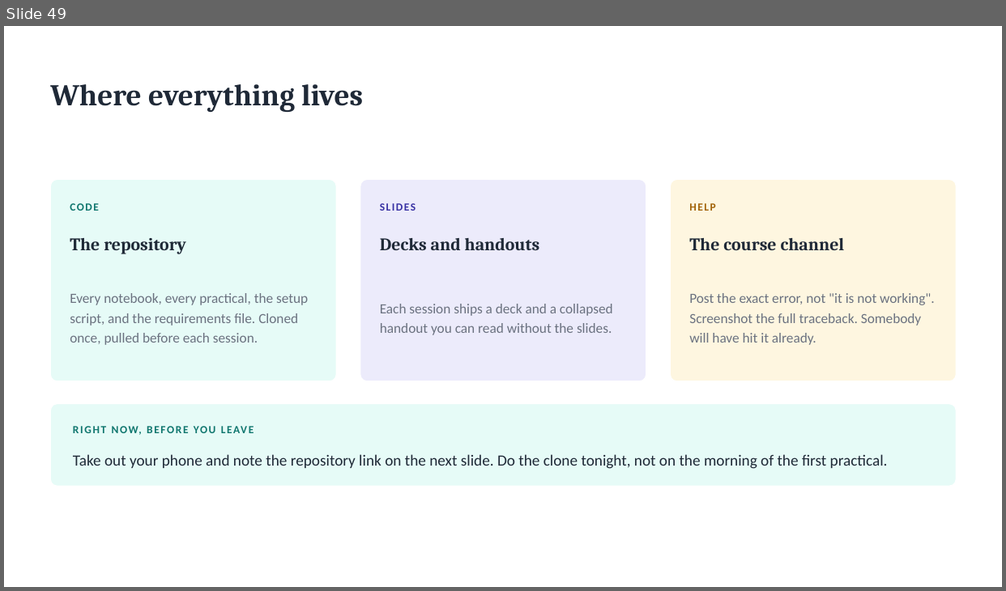
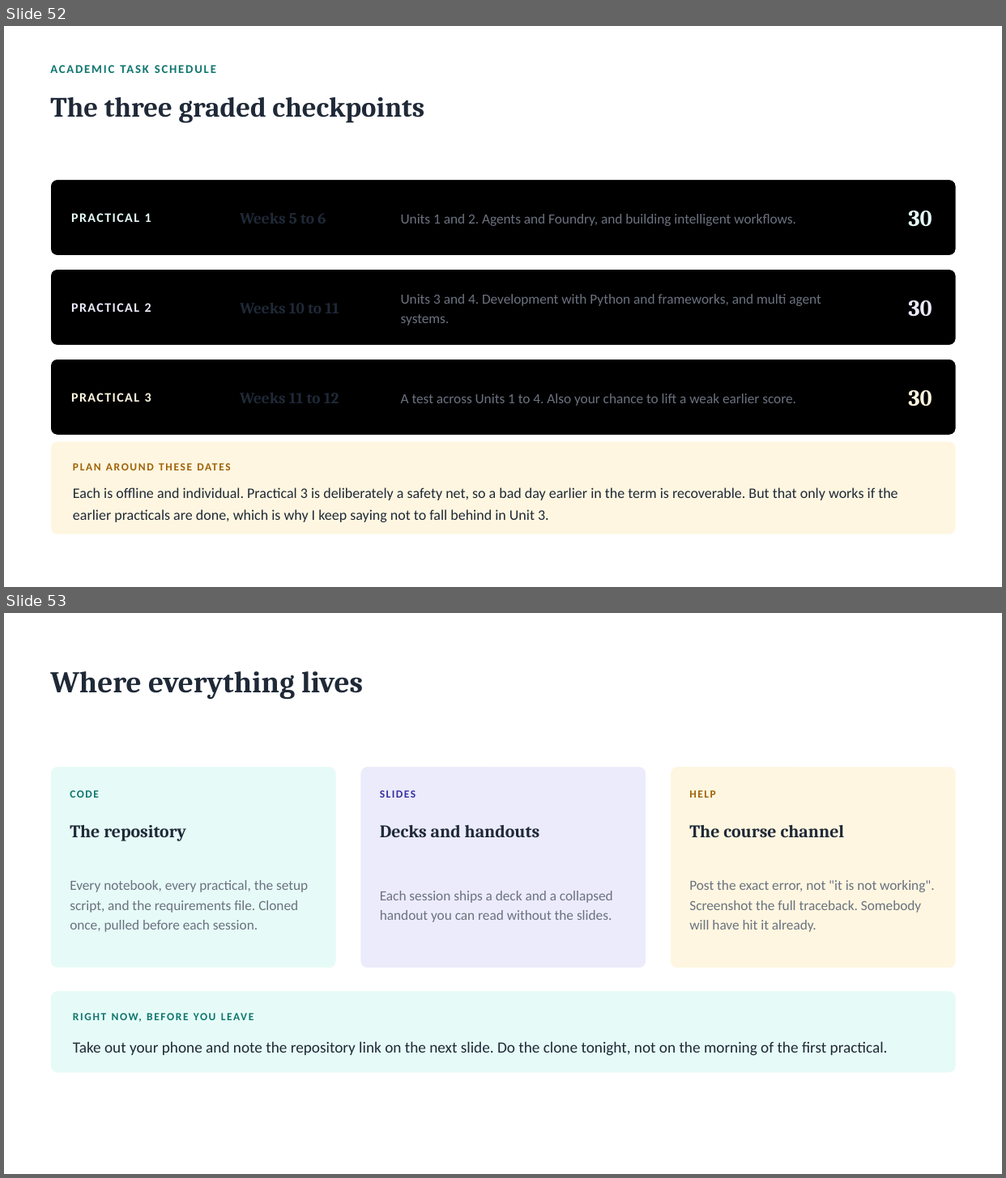
Before and after one commit to rbi-international/cse476-agentic-ai, a slide deck: slides/CSE476_Lecture_Zero.pptx. Shown one above the other, each under a label of ours: slide 49 before the commit, slides 52 and 53 after it. The pictures are 1006x591 and 1006x1178 pixels, drawn with LibreOffice and Linux fonts; fonts in the diff are those of the drawing. Boxes give left, top, right and bottom in pixels: in the first picture for what was removed or moved away, otherwise in the second. Text is boxed around its words. In the diff, an @@ line names an element or a change of style, - is before the commit and + after.

```diff
--- a/slides/CSE476_Lecture_Zero.pptx
+++ b/slides/CSE476_Lecture_Zero.pptx
@@ slide 52 added at bbox=[4, 26, 1002, 587], background #FFFFFF @@
@@ text added at bbox=[50, 58, 874, 80], 11.5 pt, text #0F766E, bold @@
+ACADEMIC TASK SCHEDULE
@@ text added at bbox=[50, 97, 424, 123], 27 pt, text #1F2937, bold @@
+The three graded checkpoints
@@ rounded rectangle added at bbox=[50, 179, 957, 256], fill #000000, outline #FFFFFF 1 pt @@
@@ text added at bbox=[71, 213, 151, 222], 12.5 pt, text #E6FBF7, bold @@
+PRACTICAL 1
@@ text added at bbox=[240, 213, 326, 224], 15 pt, text #1F2937, bold @@
+Weeks 5 to 6
@@ text added at bbox=[401, 214, 796, 226], 13.5 pt, text #6B7280 @@
+Units 1 and 2. Agents and Foundry, and building intelligent workflows.
@@ text added at bbox=[908, 211, 931, 227], 22 pt, text #E6FBF7, bold @@
+30
@@ rounded rectangle added at bbox=[50, 269, 957, 346], fill #000000, outline #FFFFFF 1 pt @@
@@ text added at bbox=[71, 303, 151, 312], 12.5 pt, text #ECEBFB, bold @@
+PRACTICAL 2
@@ text added at bbox=[240, 303, 339, 314], 15 pt, text #1F2937, bold @@
+Weeks 10 to 11
@@ text added at bbox=[401, 294, 820, 326], 13.5 pt, text #6B7280 @@
+Units 3 and 4. Development with Python and frameworks, and multi agent systems.
@@ text added at bbox=[908, 301, 931, 317], 22 pt, text #ECEBFB, bold @@
+30
@@ rounded rectangle added at bbox=[50, 359, 957, 436], fill #000000, outline #FFFFFF 1 pt @@
@@ text added at bbox=[71, 393, 151, 402], 12.5 pt, text #FEF6E0, bold @@
+PRACTICAL 3
@@ text added at bbox=[240, 393, 339, 403], 15 pt, text #1F2937, bold @@
+Weeks 11 to 12
@@ text added at bbox=[401, 394, 796, 406], 13.5 pt, text #6B7280 @@
+A test across Units 1 to 4. Also your chance to lift a weak earlier score.
@@ text added at bbox=[908, 390, 931, 407], 22 pt, text #FEF6E0, bold @@
+30
@@ rounded rectangle added at bbox=[50, 442, 957, 535], fill #FEF6E0, outline #FFFFFF 1 pt @@
@@ text added at bbox=[73, 456, 297, 477], 10.5 pt, text #A16207, bold @@
+PLAN AROUND THESE DATES
@@ text added at bbox=[73, 488, 897, 523], 14 pt, text #1F2937 @@
+Each is offline and individual. Practical 3 is deliberately a safety net, so a bad day earlier in the term is recoverable. But that only works if the earlier practicals are done, which is why I keep saying not to fall behind in Unit 3.
@@ what was slide 49 is now slide 53 @@
```
Also in this commit, not shown: 4 other slides added, 1 slide removed, 9 other files.
